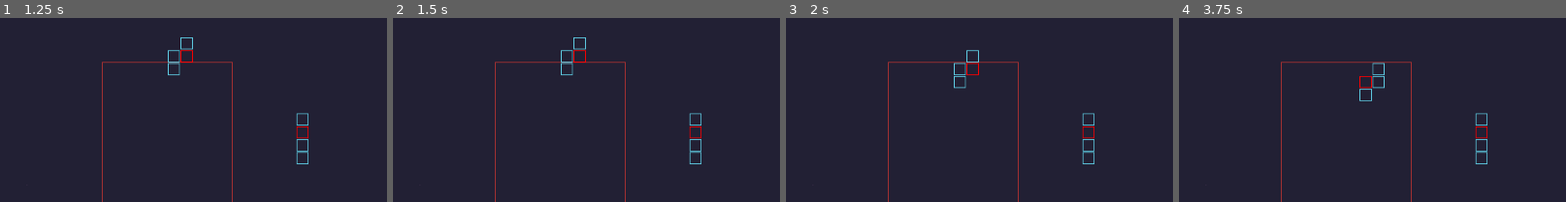
Above: before the commit, frames 1-4 (left to right).
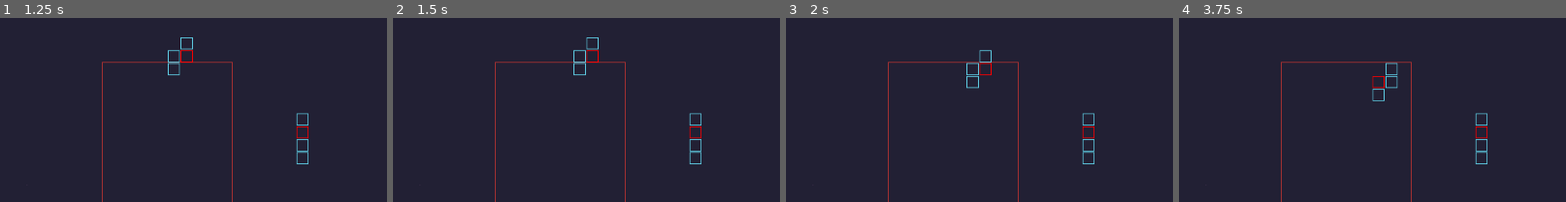
Above: after the commit, the same moments.

Repository: Acwuld/Home
Game: Godot game, scene res://scenes/Main.tscn
The game is run twice, just before and just after one commit, with the same random seed, the same clock (stepped at 60 frames per second) and the same inputs.
Inputs:
- Up to frame 1 (1.25 s): tap Enter at 0.5 s; hold D (right) from 0.53 s (still down); tap W (anticlockwise) at 0.6 s
- Up to frame 2 (1.5 s): tap Space at 1.25 s; release D (right) at 1.28 s; hold A (left) from 1.28 s (still down); tap F (hold) at 1.35 s
- Up to frame 3 (2 s): keep holding A (left)
- Up to frame 4 (3.75 s): release A (left) at 2.03 s; hold D (right) 2.03-3.53 s; tap W (anticlockwise) at 2.1, 3.6 s; tap Enter at 2.75 s; tap F (hold) at 2.85 s; tap Space at 3.5 s; hold A (left) from 3.53 s (still down)
The pictures show only the part of the screen within x 28-78%, y 0-50%; the shares and areas given below are measured in that part.

Frame 1 is identical in both runs. In frame 2, 0.6% of the frame differs, in the area x 43-54%, y 10-32%; in frame 3, 0.6%; in frame 4, 0.6%.

Commit message:
Update Main.gd

Diff:
--- a/scenes/Main.gd
+++ b/scenes/Main.gd
@@ -36,6 +36,10 @@
 			eraseShape(main,currentShape,currentPos)
 			rotateShape(true)
 			drawShape(main,currentShape,currentPos)
+		if Input.is_action_just_released("left"):
+			moveHorizontal(true)
+		if Input.is_action_just_released("right"):
+			moveHorizontal(false)
 		#if Input.is_action_just_released("hold"):
 			#eraseShape(currentShape,pos)
 			#
@@ -79,10 +83,16 @@
 	nextShapeIndex = shapesCopy[-1]
 	drawShape(next,Global.shapes[nextShapeIndex][0],Vector2i(0,0))
 	pass
-func moveDown():
+func moveDownAuto():
 	eraseShape(main,currentShape,currentPos)
 	currentPos+=Vector2i.DOWN
 	drawShape(main,currentShape,currentPos)
-
+func moveHorizontal(direction:bool):
+	eraseShape(main,currentShape,currentPos)
+	if direction:
+		currentPos+=Vector2i.LEFT
+	else:
+		currentPos+=Vector2i.RIGHT
+	drawShape(main,currentShape,currentPos)
 func _on_timer_timeout():
-	moveDown() # Replace with function body.
+	moveDownAuto() # Replace with function body.
